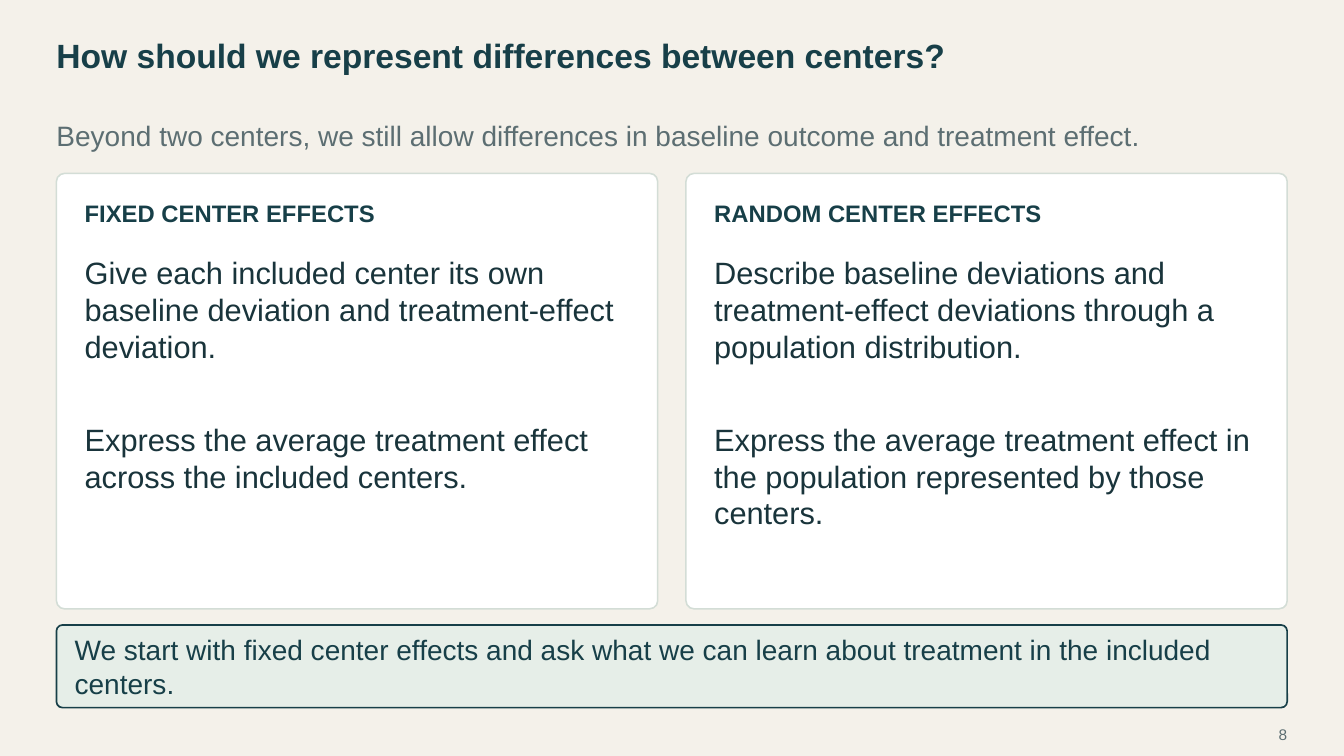
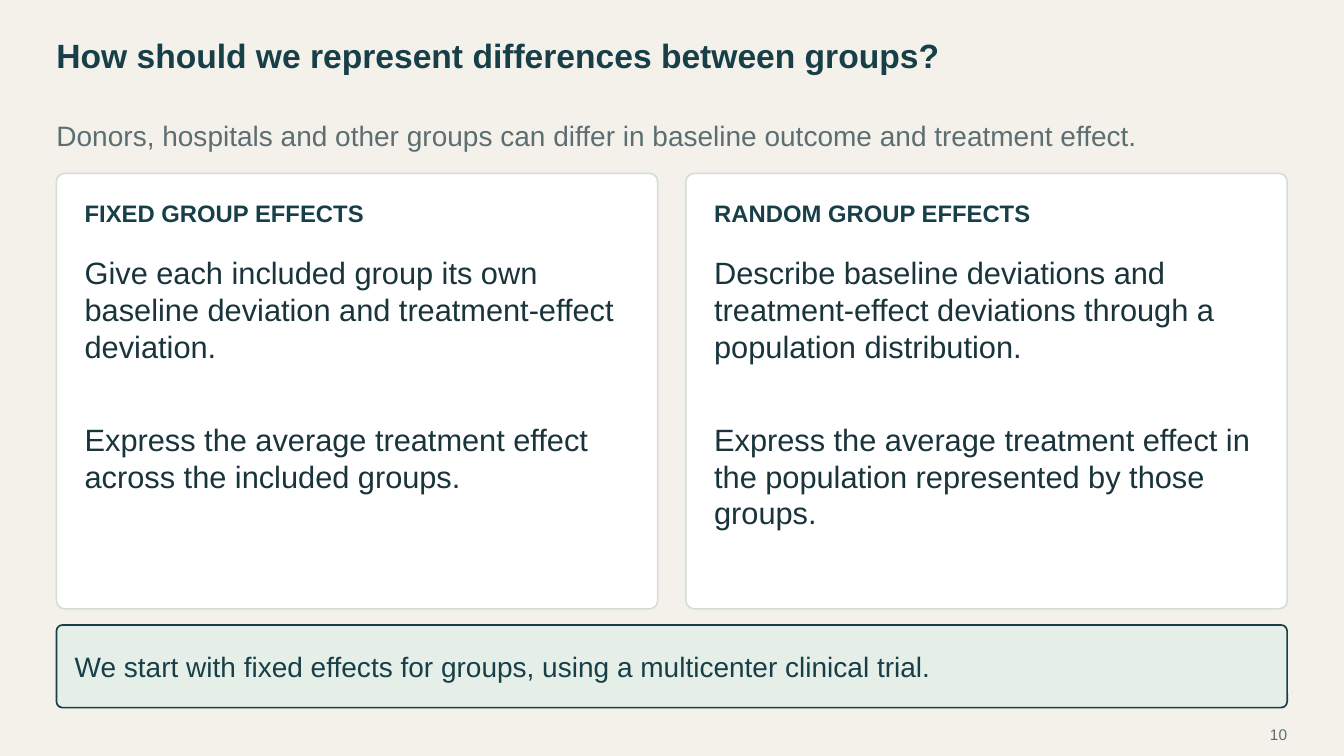
Before and after one commit to Postmus/BeyondMLR, a slide deck: slide 10 of lectures_2627/week2/Beyond_MLR_Week_2.pptx (slide 8 before the commit). Drawn at 1344x756 pixels with LibreOffice and Linux fonts; fonts in the diff are those of the drawing. Boxes give left, top, right and bottom in pixels: in the first picture for what was removed or moved away, otherwise in the second. Text is boxed around its words. In the diff, an @@ line names an element or a change of style, - is before the commit and + after.

```diff
--- a/lectures_2627/week2/Beyond_MLR_Week_2.pptx
+++ b/lectures_2627/week2/Beyond_MLR_Week_2.pptx
@@ text at (56,43,939,75): text changed @@
-How should we represent differences between centers?
+How should we represent differences between groups?
@@ text at (56,125,1136,151): text changed @@
-Beyond two centers, we still allow differences in baseline outcome and treatment effect.
+Donors, hospitals and other groups can differ in baseline outcome and treatment effect.
@@ text at (85,205,364,223): text changed @@
-FIXED CENTER EFFECTS
+FIXED GROUP EFFECTS
@@ text at (714,205,1031,223): text changed @@
-RANDOM CENTER EFFECTS
+RANDOM GROUP EFFECTS
@@ text at (85,261,614,359): text changed @@
-Give each included center its own baseline deviation and treatment-effect deviation.
+Give each included group its own baseline deviation and treatment-effect deviation.
@@ text at (85,428,588,493): text changed @@
-Express the average treatment effect across the included centers.
+Express the average treatment effect across the included groups.
@@ text at (714,428,1250,530): text changed @@
-Express the average treatment effect in the population represented by those centers.
+Express the average treatment effect in the population represented by those groups.
@@ text at (75,656,930,682): text changed @@
-We start with fixed center effects and ask what we can learn about treatment in the included centers.
+We start with fixed effects for groups, using a multicenter clinical trial.
@@ page number at (1270,729,1287,740): text changed @@
-8
+10
```
Also in this commit, not shown: 3 other slides changed, 5 slides added, 3 slides removed, 24 other files.
